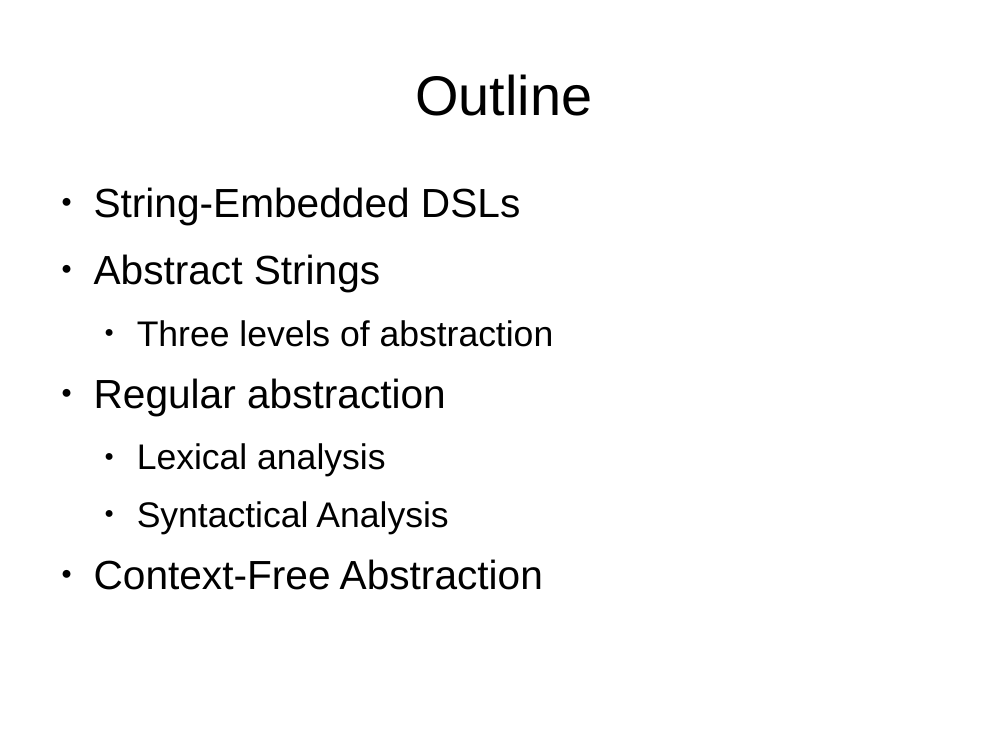
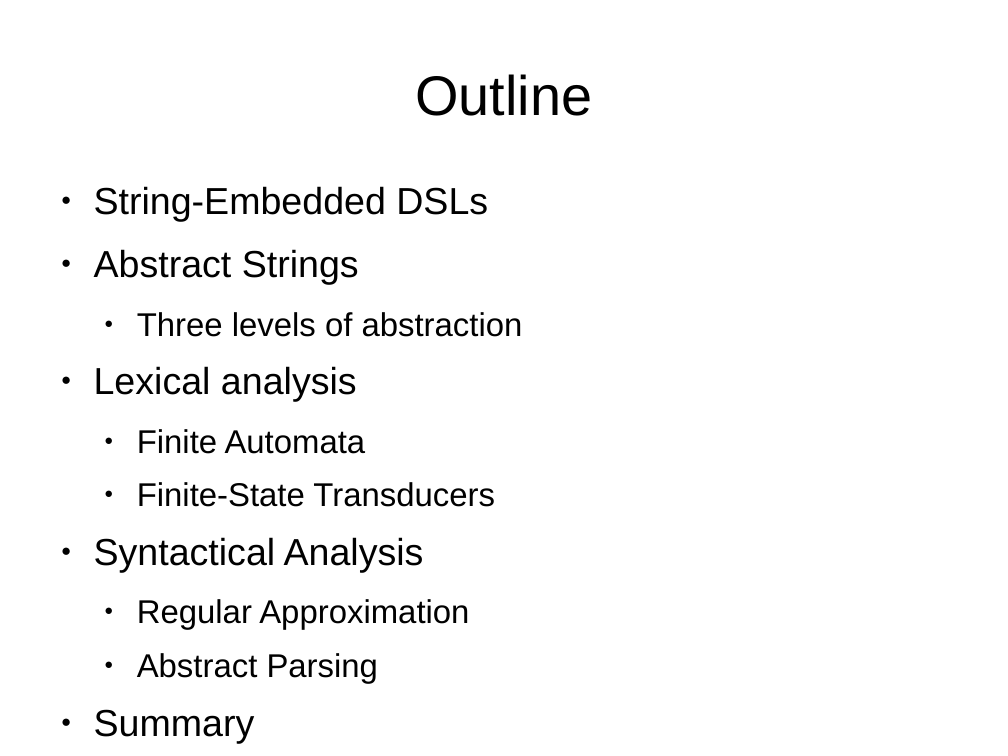
Before and after one commit to abreslav-from-google-code/abreslav, a slide deck: slide 2 of work/PL_Seminar/breslav_abstract_parsing.odp (slide 1 before the commit). Drawn at 1008x756 pixels with LibreOffice and Linux fonts; fonts in the diff are those of the drawing. Boxes give left, top, right and bottom in pixels: in the first picture for what was removed or moved away, otherwise in the second. Text is boxed around its words. In the diff, an @@ line names an element or a change of style, - is before the commit and + after.

Commit message:
final

```diff
--- a/work/PL_Seminar/breslav_abstract_parsing.odp
+++ b/work/PL_Seminar/breslav_abstract_parsing.odp
@@ text at [94, 186, 523, 572]: size 32 to 29.6 pt in "String-Embedded DSLs", "Abstract Strings"; size 28 to 25.9 pt in "Three levels of abstraction"; size 28 to 29.6 pt in "Lexical analysis", "Syntactical Analysis"; list level 2 to 1 in "Lexical analysis"; list level 2 to 1 in "Syntactical Analysis" @@
@@ text at [94, 378, 446, 415]: paragraph removed @@
-● Regular abstraction
@@ text at [137, 429, 495, 507]: paragraphs added @@
+  ● Finite Automata
+  ● Finite-State Transducers
@@ text at [137, 599, 469, 684]: text changed; size 32 to 25.9 pt @@
-● Context-Free Abstraction
+  ● Regular Approximation
+  ● Abstract Parsing
+● Summary
+● References
```
Also in this commit, not shown: 8 other slides changed, 1 slide added.
